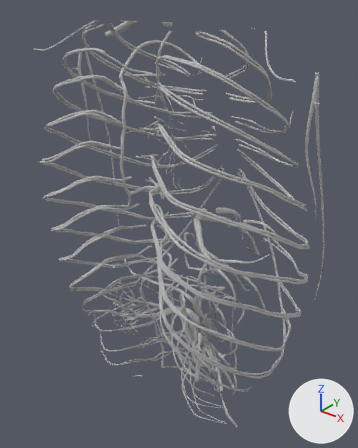
The glTF model data/region_torso_extended_lod2.glb as it was, and as the next commit left it.
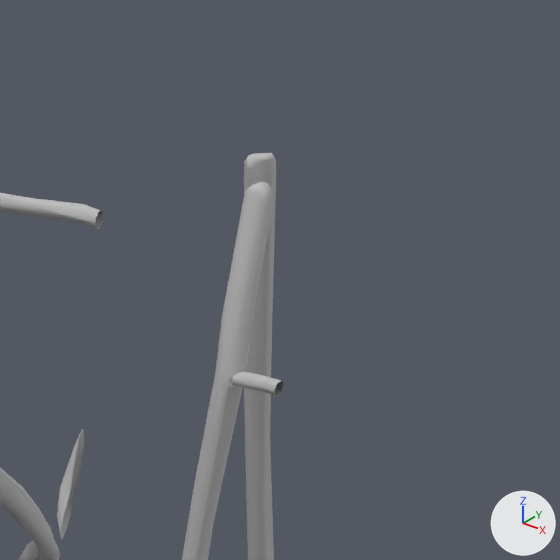
The first picture shows the older version from a camera (50 mm lens) standing at (28.0, -34.6, 59.1) and looking at (-0.2, 0.6, 37.3). The close-ups show the older and then the newer version on the part from 79% to 100% of the width and 11% to 28% of the height of that picture. Only the edits that show in the close-ups are written down. The lights are fixed; the arrows at lower right show +X, +Y and +Z.

Objects in the first close-up: 'FJ1961', 'FJ1994', 'FJ2274', 'FJ2285', 'FJ2299', 'FJ2302', 'FJ2306'.
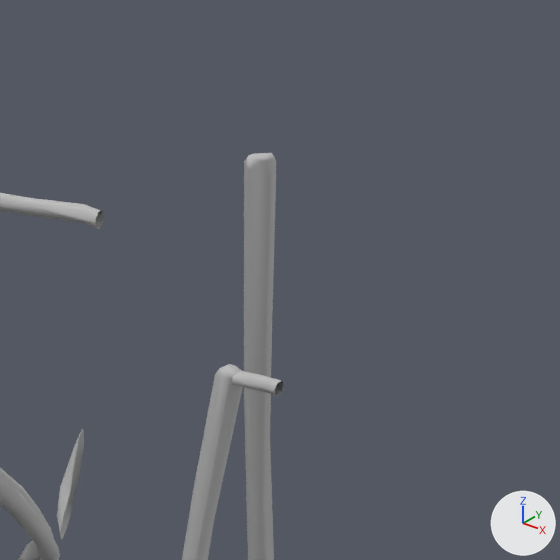
Boxes (x1, y1, x2, y2) around the edits, measured in the close-ups (560 x 560 px):
'FJ2299', deleted: before (215, 182, 276, 389)

The change, as a diff of the scene's bpy script:
```diff
--- a/data/region_torso_extended_lod2.glb.py
+++ b/data/region_torso_extended_lod2.glb.py
@@ ob_fj2299 @@
-ob_fj2299 = bpy.data.objects.new('FJ2299', me_fj2299)
-ob_fj2299.location = (0.0, 0.0, 0.0)
```
